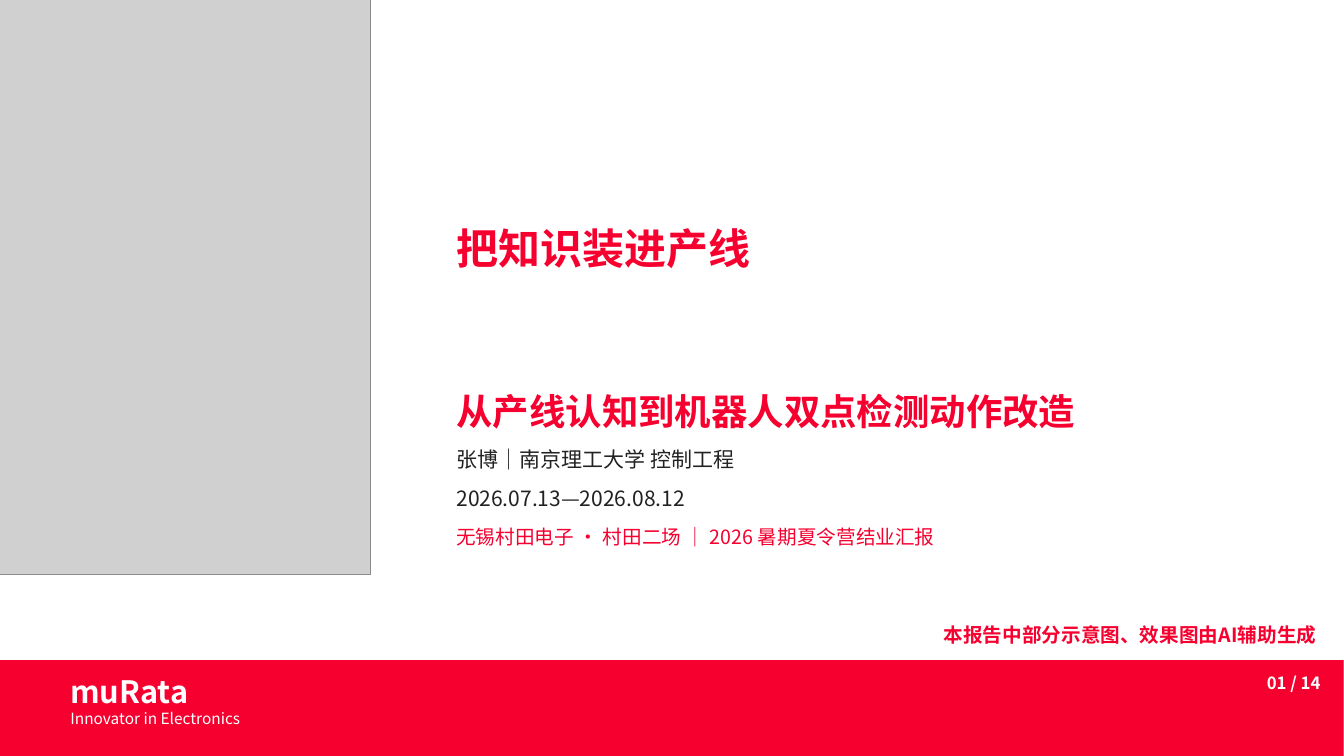
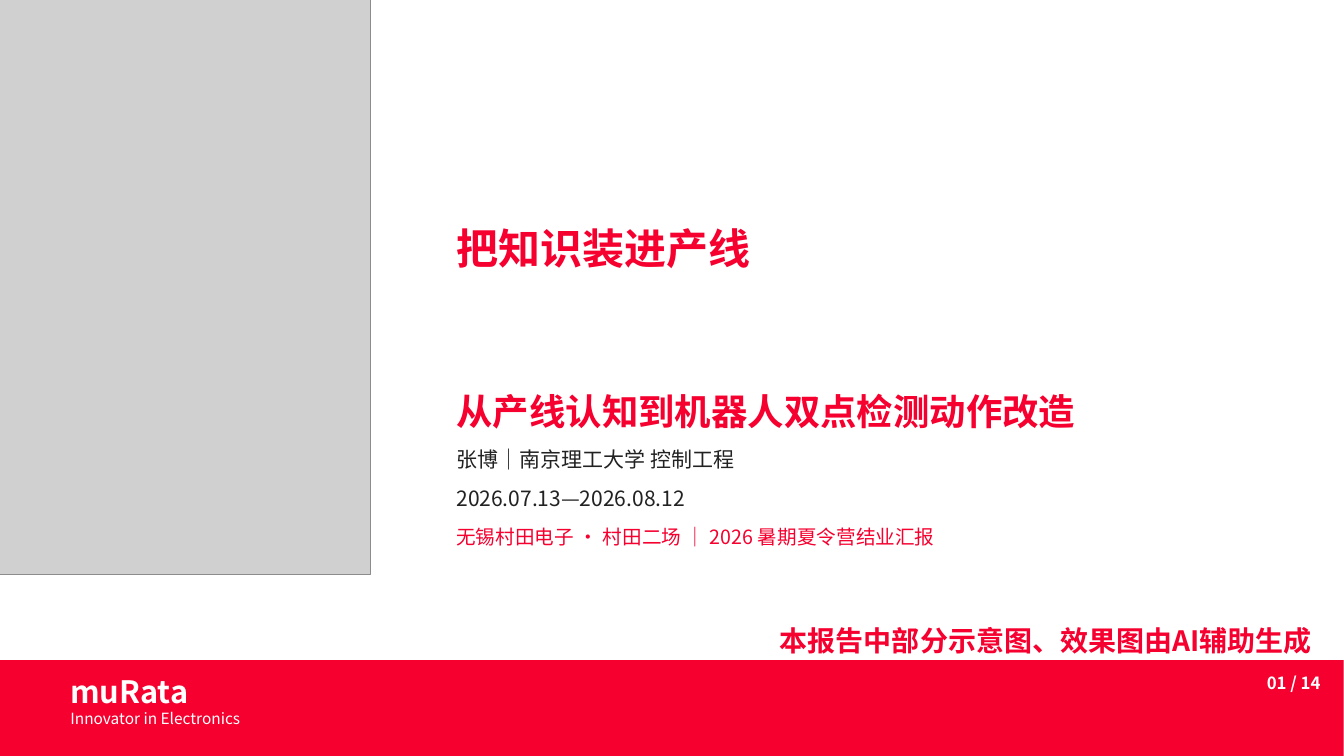
Before and after one commit to Zhang-Bo-glitch/muRata, a slide deck: slide 1 of 结业汇报.pptx. Drawn at 1344x756 pixels with LibreOffice and Linux fonts; fonts in the diff are those of the drawing; grey boxes stand for pictures; background and template pictures are left out. Boxes give left, top, right and bottom in pixels: in the first picture for what was removed or moved away, otherwise in the second. Text is boxed around its words. In the diff, an @@ line names an element or a change of style, - is before the commit and + after.

```diff
--- a/结业汇报.pptx
+++ b/结业汇报.pptx
@@ text "本报告中部分示意图、效果图由AI辅助生成": place and size @@
-text "本报告中部分示意图、效果图由AI辅助生成" at [944,625,1317,644]
+text "本报告中部分示意图、效果图由AI辅助生成" at [780,627,1312,654]
@@ text "本报告中部分示意图、效果图由AI辅助生成" at [780,627,1312,654]: size 14 to 20 pt @@
```
Also in this commit, not shown: 1 other slide changed, 1 other file.
